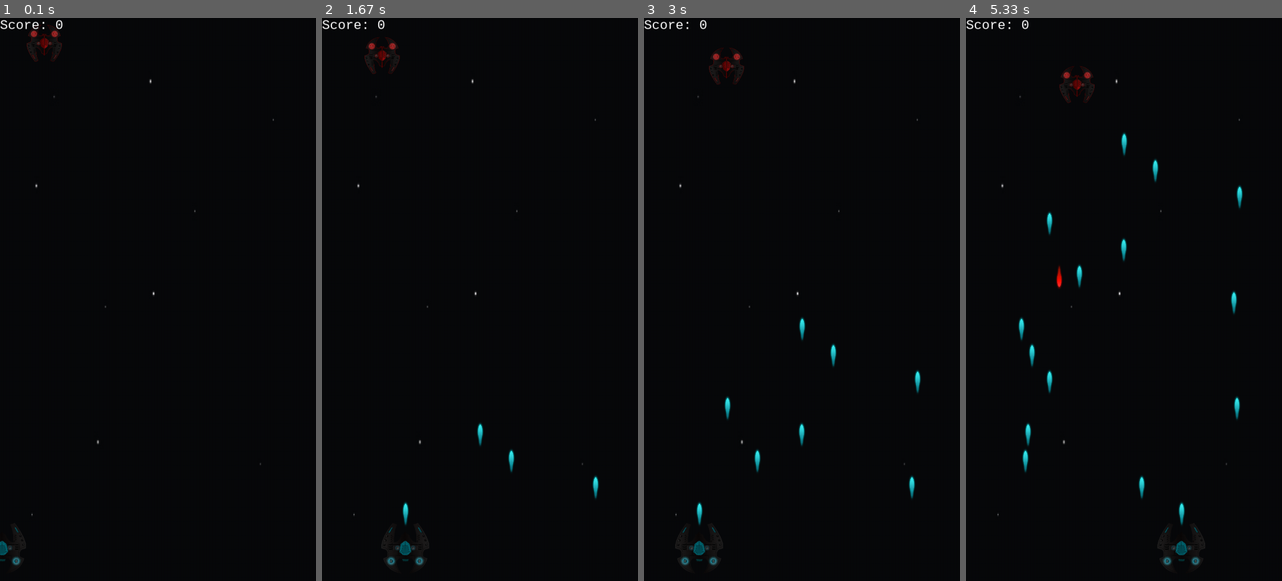
Above: before the commit, frames 1-4 (left to right).
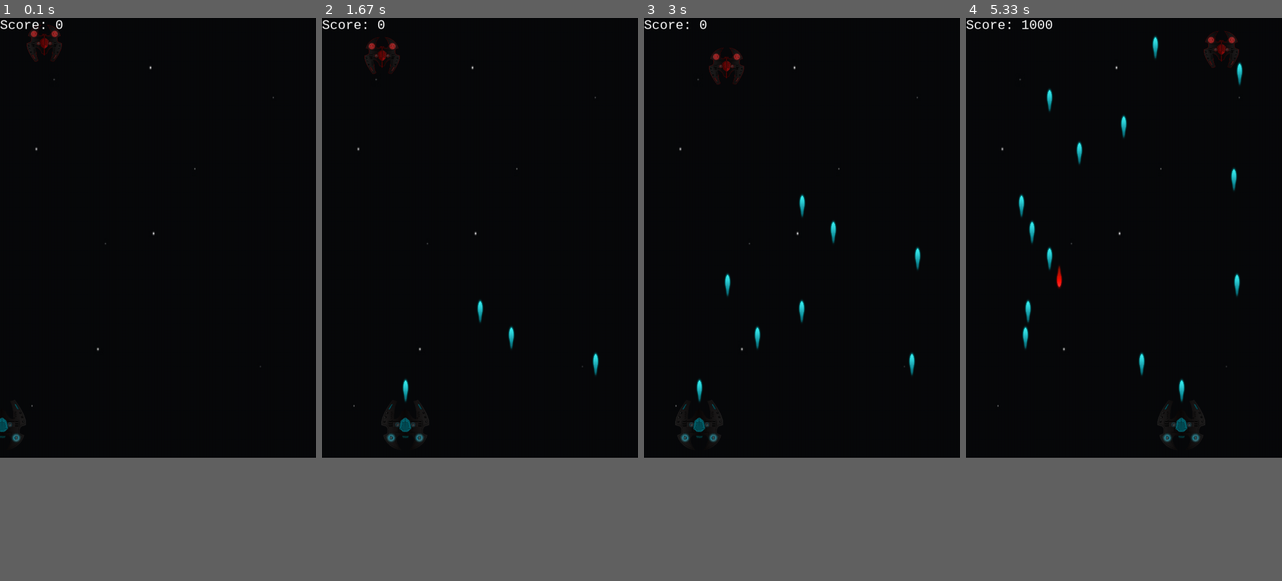
Above: after the commit, the same moments.

Repository: fzzytronics/pygame
Game: pygame game, started from fightsToPlay/haroldFight/haroldFight.py
The game is run twice, just before and just after one commit, with the same random seed, the same clock (stepped at 60 frames per second) and the same inputs.
Inputs (mouse positions are in pixels of both pictures, inside the frame that each line leads up to):
- Up to frame 1 (0.1 s): no input
- Up to frame 2 (1.67 s): click (480, 237) at 0.38 s; click (511, 333) at 0.72 s; click (596, 395) at 1.05 s; click (404, 153) at 1.38 s
- Up to frame 3 (3 s): click (802, 293) at 1.72 s; click (757, 147) at 2.05 s; click (912, 355) at 2.38 s; click (697, 282) at 2.72 s
- Up to frame 4 (5.33 s): click (1032, 153) at 3.05 s; click (1048, 316) at 3.38 s; click (1237, 338) at 3.72 s; click (1029, 400) at 4.05 s; click (1026, 265) at 4.38 s; click (1142, 361) at 4.72 s; click (1180, 383) at 5.05 s
In our replay, the window is 506x900 before the commit and 506x703 after it. These sizes can differ from the game's own. Grey fills any space a smaller window leaves; there, only what the larger window draws over its background counts as a difference.

The runs differ from the first frame. In frame 1, 0.3% of the frame differs, in the area x 0-87%, y 8-98%; in frame 2, 0.9%; in frame 3, 1.3%; in frame 4, 2.5%, in the area x 9-88%, y 0-98%.

Commit message:
Reduces screen height
Reduces the screen height to better fit the game's visible area and improve the user experience.

Diff:
--- a/fightsToPlay/haroldFight/haroldFight.py
+++ b/fightsToPlay/haroldFight/haroldFight.py
@@ -14,7 +14,7 @@
 # choice = random.choice(1, 100)
 
 # Game attributes
-SCREEN_WIDTH, SCREEN_HEIGHT = 720, 1280
+SCREEN_WIDTH, SCREEN_HEIGHT = 720, 1000
 PLAYER_WIDTH, PLAYER_HEIGHT = 150, 150
 
 BULLET_WIDTH, BULLET_HEIGHT = 50, 100
